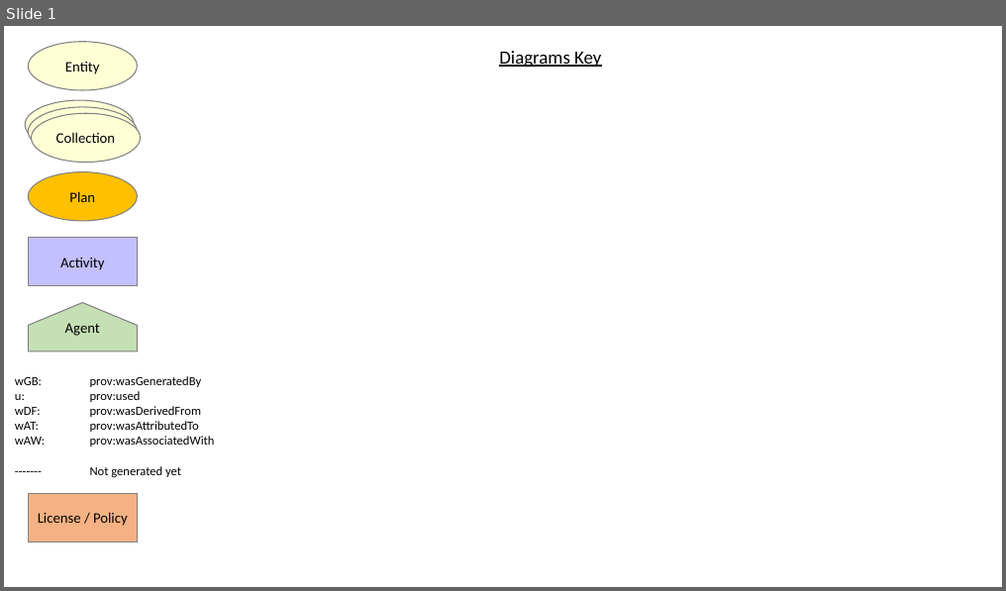
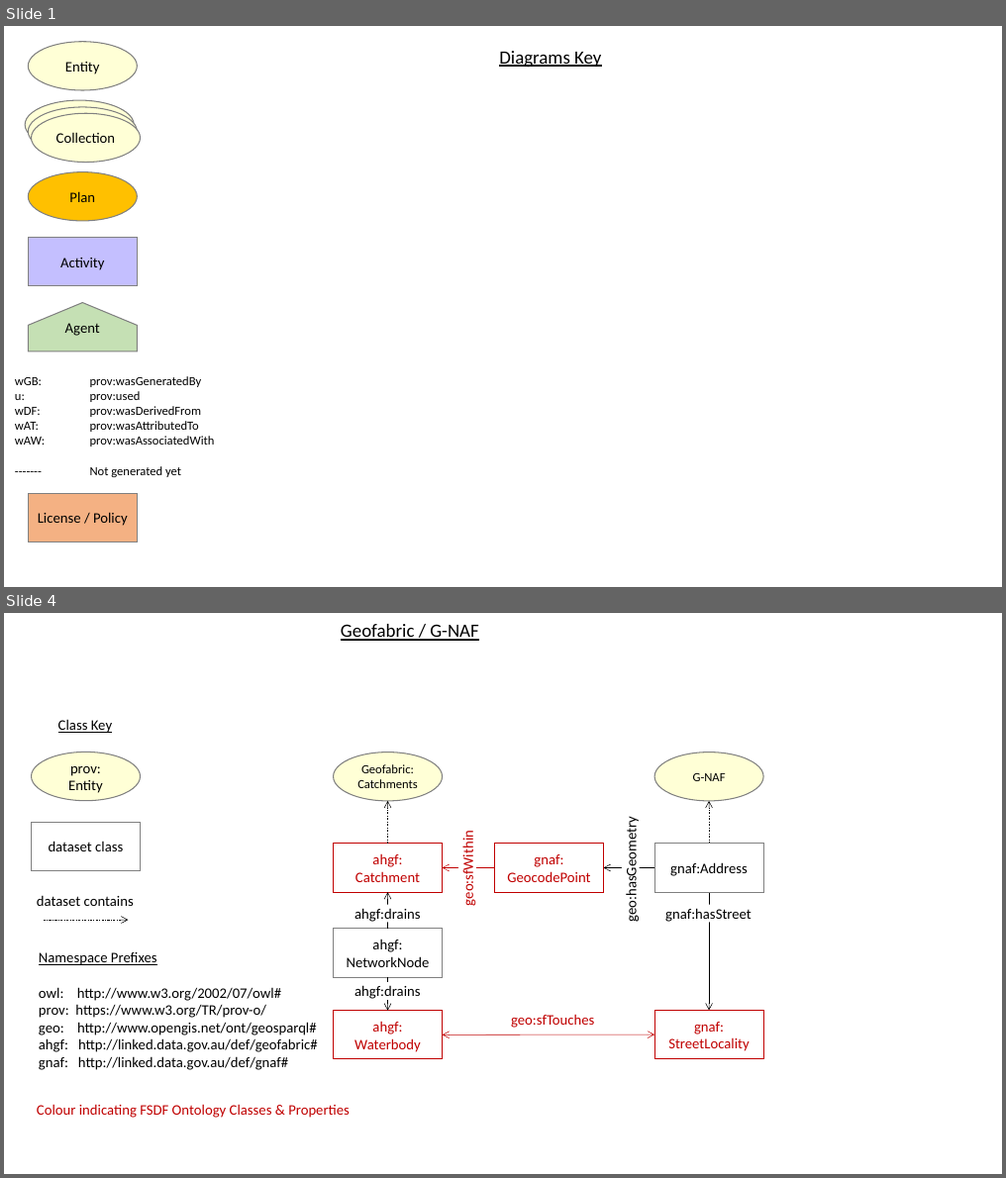
Before and after one commit to GeoscienceAustralia/fsdf-ont, a slide deck: docs/fsdf-ont-images.pptx. Shown one above the other, each under a label of ours: slide 1 before the commit, slides 1 and 4 after it; the slides between them are not shown. The pictures are 1006x591 and 1006x1178 pixels, drawn with LibreOffice and Linux fonts; fonts in the diff are those of the drawing. Boxes give left, top, right and bottom in pixels: in the first picture for what was removed or moved away, otherwise in the second. Text is boxed around its words. In the diff, an @@ line names an element or a change of style, - is before the commit and + after.

```diff
--- a/docs/fsdf-ont-images.pptx
+++ b/docs/fsdf-ont-images.pptx
@@ slide 4 added at bbox=[4, 613, 1002, 1174], background #FFFFFF @@
@@ text added at bbox=[341, 624, 478, 641], 18 pt, text #000000, underline @@
+Geofabric / G-NAF
@@ text added at bbox=[58, 719, 112, 733], 14 pt, text #000000, underline @@
+Class Key
@@ ellipse added at bbox=[31, 753, 141, 801], fill #FFFFD6, outline #808080 1 pt, 14 pt, text #000000 @@
+prov: Entity
@@ ellipse added at bbox=[334, 753, 443, 801], fill #FFFFD6, outline #808080 1 pt, 12 pt, text #000000 @@
+Geofabric:
+Catchments
@@ ellipse added at bbox=[654, 753, 764, 801], fill #FFFFD6, outline #808080 1 pt, 12 pt, text #000000 @@
+G-NAF
@@ arrow added from (388, 844) to (388, 801), #000000 0.5 pt dashed @@
@@ rectangle added at bbox=[622, 816, 640, 923], fill #FFFFFF, 14 pt, text #000000 @@
+geo:hasGeometry
@@ arrow added from (709, 844) to (709, 801), #000000 0.5 pt dashed @@
@@ rectangle added at bbox=[31, 823, 141, 871], fill #FFFFFF, outline #808080 1 pt, 14 pt, text #000000 @@
+dataset class
@@ rectangle added at bbox=[334, 844, 443, 892], fill #FFFFFF, outline #C00000 1 pt, 14 pt, text #C00000 @@
+ahgf:
+Catchment
@@ rectangle added at bbox=[458, 830, 476, 906], fill #FFFFFF, 14 pt, text #C00000 @@
+geo:sfWithin
@@ rectangle added at bbox=[494, 844, 604, 892], fill #FFFFFF, outline #C00000 1 pt, 14 pt, text #C00000 @@
+gnaf:
+GeocodePoint
@@ rectangle added at bbox=[654, 844, 764, 892], fill #FFFFFF, outline #808080 1 pt, 14 pt, text #000000 @@
+gnaf:Address
@@ arrow added from (494, 868) to (442, 868), #C00000 0.5 pt @@
@@ arrow added from (654, 868) to (604, 868), #000000 0.5 pt @@
@@ text added at bbox=[37, 895, 134, 906], 14 pt, text #000000 @@
+dataset contains
@@ text added at bbox=[354, 908, 421, 923], 14 pt, text #000000 @@
+ahgf:drains
@@ arrow added from (388, 929) to (388, 892), #000000 0.5 pt @@
@@ text added at bbox=[665, 908, 751, 923], 14 pt, text #000000 @@
+gnaf:hasStreet
@@ arrow added from (709, 892) to (709, 1011), #000000 0.5 pt @@
@@ arrow added from (43, 920) to (129, 920), #000000 0.5 pt dashed @@
@@ rectangle added at bbox=[334, 929, 443, 977], fill #FFFFFF, outline #808080 1 pt, 14 pt, text #000000 @@
+ahgf:
+NetworkNode
@@ text added at bbox=[39, 953, 318, 1070], 14 pt, text #000000 @@
+Namespace Prefixes
+owl: http://www.w3.org/2002/07/owl#
+prov: https://www.w3.org/TR/prov-o/
+geo: http://www.opengis.net/ont/geosparql#
+ahgf: http://linked.data.gov.au/def/geofabric#
+gnaf: http://linked.data.gov.au/def/gnaf#
@@ text added at bbox=[354, 985, 421, 1001], 14 pt, text #000000 @@
+ahgf:drains
@@ arrow added from (388, 977) to (388, 1011), #000000 0.5 pt @@
@@ rectangle added at bbox=[334, 1011, 443, 1059], fill #FFFFFF, outline #C00000 1 pt, 14 pt, text #C00000 @@
+ahgf:
+Waterbody
@@ text added at bbox=[511, 1014, 594, 1028], 14 pt, text #C00000 @@
+geo:sfTouches
@@ rectangle added at bbox=[654, 1011, 764, 1059], fill #FFFFFF, outline #C00000 1 pt, 14 pt, text #C00000 @@
+gnaf:
+StreetLocality
@@ double arrow added from (654, 1035) to (442, 1035), #C00000 0.5 pt @@
@@ text added at bbox=[37, 1104, 350, 1118], 14 pt, text #C00000 @@
+Colour indicating FSDF Ontology Classes & Properties
```
Also in this commit, not shown: 2 slides changed, 2 other slides added, 1 slide removed, 10 other files.
